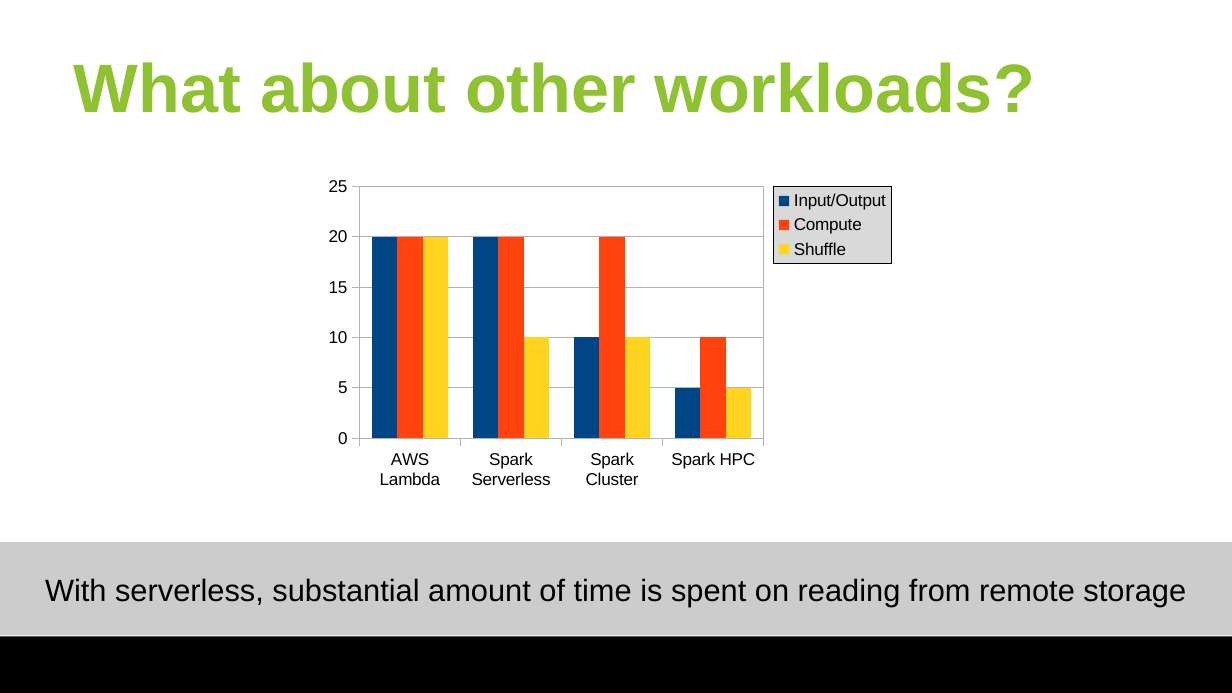
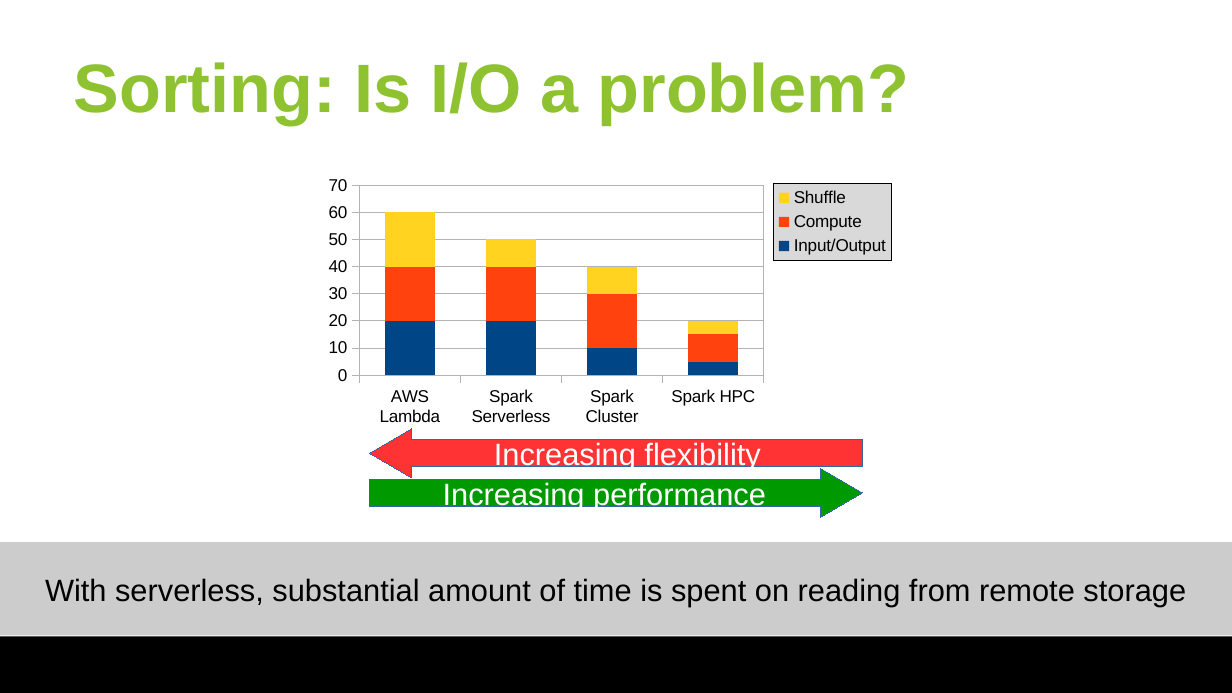
Before and after one commit to huangyibo/spark-summit-18, a slide deck: slide 17 of slides/spark-summit-18.odp (slide 8 before the commit). Drawn at 1232x693 pixels with LibreOffice and Linux fonts; fonts in the diff are those of the drawing; background and template pictures are left out. Boxes give left, top, right and bottom in pixels: in the first picture for what was removed or moved away, otherwise in the second. Text is boxed around its words. In the diff, an @@ line names an element or a change of style, - is before the commit and + after.

Commit message:
slides

```diff
--- a/slides/spark-summit-18.odp
+++ b/slides/spark-summit-18.odp
@@ title at (74,62,909,125): text changed @@
-What about other workloads?
+Sorting: Is I/O a problem?
@@ column chart at (317,170,903,431) @@
@@ column chart to column stacked chart @@
@@ bar spacing changed @@
@@ column stacked chart: place and size @@
-column stacked chart at (317,170,903,495)
+column stacked chart at (317,170,903,431)
@@ left arrow added at (370,429,862,478), fill #FF3333, outline #3465A4 0 pt, 18 pt, text #FFFFFF @@
+Increasing flexibility
@@ left arrow added at (370,468,862,517), fill #009900, outline #3465A4 0 pt, 18 pt, text #FFFFFF @@
+Increasing performance
```
Also in this commit, not shown: 1 other slide changed, 4 slides added.
